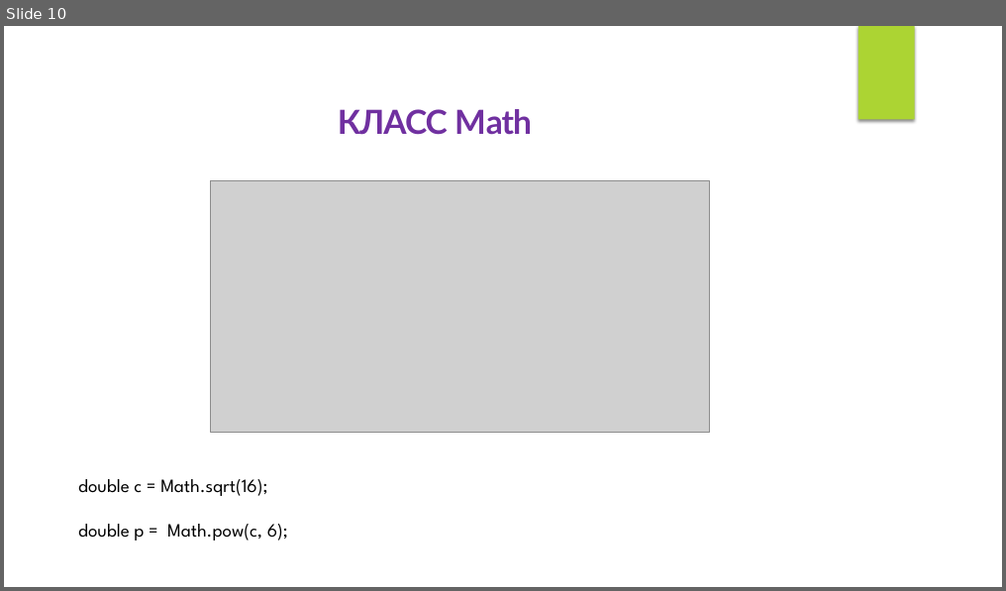
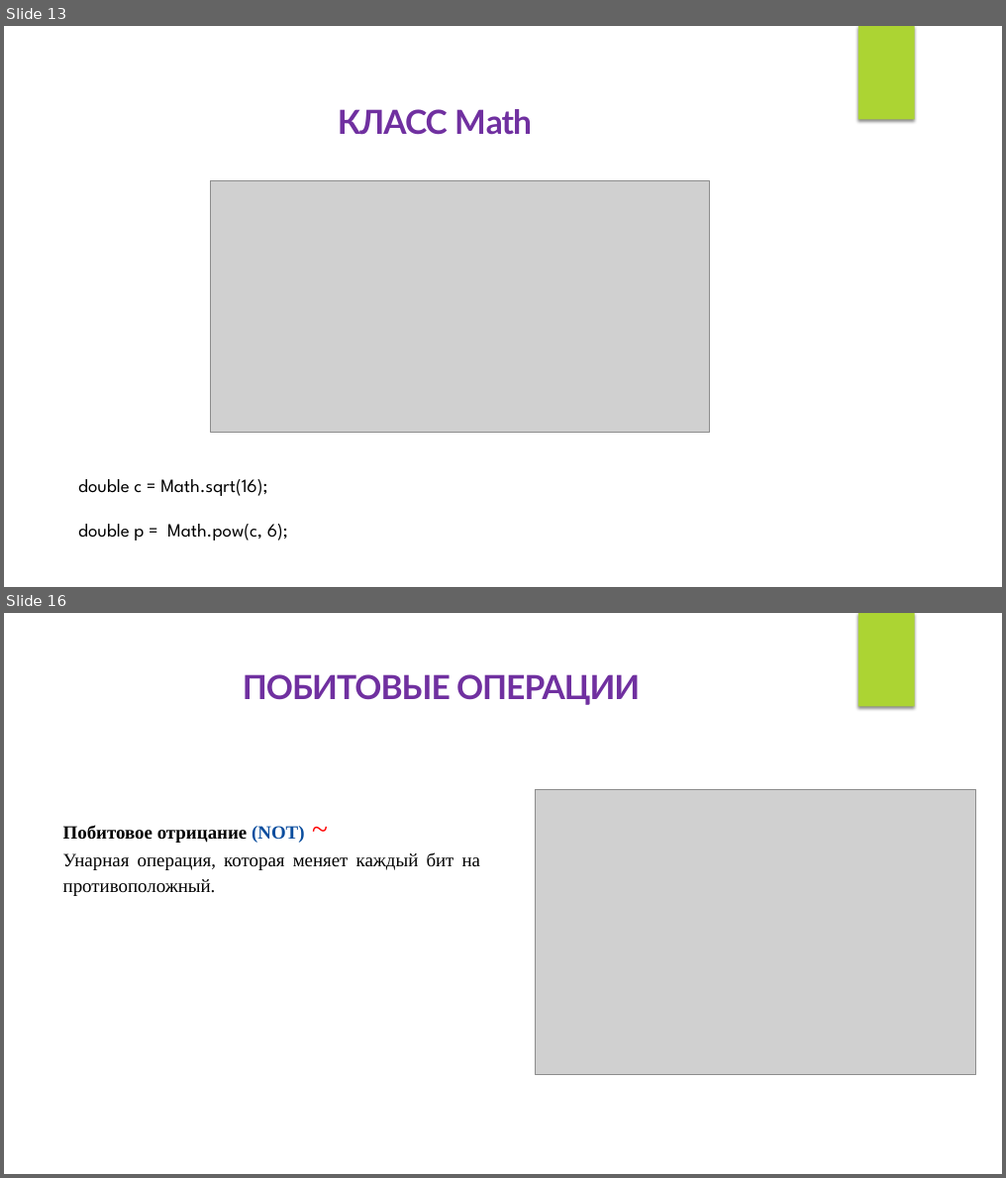
Before and after one commit to IriEfremova/LessonsCube, a slide deck: Samsung/Lesson3/Operation.pptx. Shown one above the other, each under a label of ours: slide 10 before the commit, slides 13 and 16 after it; the slides between them are not shown. The pictures are 1006x591 and 1006x1178 pixels, drawn with LibreOffice and Linux fonts; fonts in the diff are those of the drawing; grey boxes stand for pictures. Boxes give left, top, right and bottom in pixels: in the first picture for what was removed or moved away, otherwise in the second. Text is boxed around its words. In the diff, an @@ line names an element or a change of style, - is before the commit and + after.

```diff
--- a/Samsung/Lesson3/Operation.pptx
+++ b/Samsung/Lesson3/Operation.pptx
@@ slide 16 added at (x1=4, y1=613, x2=1002, y2=1174), background #FFFFFF; not listed: 1 template element that a slide beside it also shows @@
@@ text added at (x1=243, y1=674, x2=640, y2=705), 32 pt, text #7030A0, bold @@
+ПОБИТОВЫЕ ОПЕРАЦИИ
@@ picture added at (x1=536, y1=789, x2=976, y2=1075) @@
@@ text added at (x1=63, y1=825, x2=480, y2=896), 18 pt, text #000000 @@
+Побитовое отрицание (NOT) ~
+Унарная операция, которая меняет каждый бит на противоположный.
@@ what was slide 10 is now slide 13 @@
```
Also in this commit, not shown: 1 slide changed, 15 other slides added, 12 slides removed, 1 other file.
